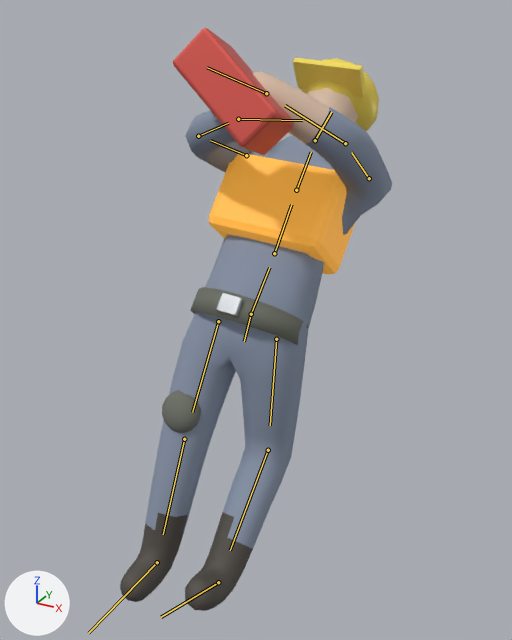
Two versions of the glTF model models/units/west_worker.glb, one commit apart.
Both versions are drawn from a camera (50 mm lens) standing at (1.24, -2.35, 2.28) and looking at (-0.04, -0.02, 1.12). Arrows for +X, +Y and +Z are at lower left; the lights stay in place. The older version comes first. Both versions are drawn at frame 7 of the action 'Die'; the numbers are the values there. The bones that bend it are drawn over the model as lines.

Names of what the first picture shows: 'Belt', 'Body', 'Brim', 'Buckle', 'Helmet', 'KneeR', 'Toolbox', 'Vest'.
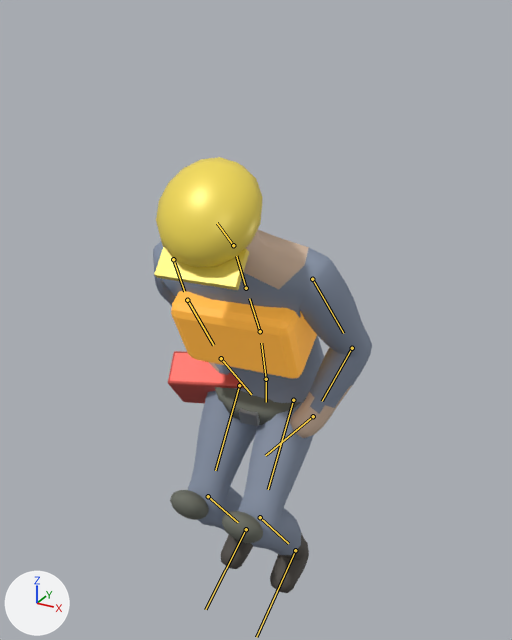
Changed parts and their boxes [x1, y1, x2, y2] in the pictures (512 x 640 px):
'Body', posed
    before: [120, 72, 392, 611]
    after: [153, 229, 372, 593]
'Vest', posed
    before: [209, 153, 355, 274]
    after: [171, 291, 317, 379]
'Helmet', posed
    before: [300, 58, 379, 131]
    after: [156, 157, 262, 267]
'Toolbox', posed
    before: [173, 28, 294, 155]
    after: [168, 351, 245, 403]
'Belt', posed
    before: [190, 287, 309, 345]
    after: [215, 387, 306, 425]
'Brim', posed
    before: [293, 58, 365, 97]
    after: [154, 247, 249, 290]
'KneeR', posed (30% shorter)
    before: [162, 390, 201, 433]
    after: [170, 490, 209, 520]
'KneeL', posed (not visible before)
    after: [222, 511, 263, 543]
'Buckle', posed (19% narrower, 21% shorter)
    before: [217, 293, 243, 316]
    after: [239, 408, 260, 426]
bone 'root', root to tip
    before: (251, 314) to (244, 341)
    after: (266, 379) to (266, 402)
bone 'spine', root to tip
    before: (251, 314) to (269, 267)
    after: (266, 379) to (261, 343)
bone 'chest', root to tip
    before: (274, 253) to (291, 204)
    after: (260, 331) to (249, 298)
bone 'head', root to tip
    before: (315, 140) to (331, 112)
    after: (233, 245) to (217, 223)
bone 'upperarm.L', root to tip
    before: (369, 178) to (351, 152)
    after: (312, 279) to (343, 333)
bone 'upperarm.R', root to tip
    before: (246, 155) to (210, 140)
    after: (173, 259) to (184, 291)
bone 'thigh.L', root to tip
    before: (276, 339) to (270, 425)
    after: (293, 400) to (268, 489)
bone 'shin.L', root to tip
    before: (268, 450) to (230, 550)
    after: (260, 517) to (288, 543)
bone 'foot.L', root to tip
    before: (218, 582) to (161, 617)
    after: (295, 550) to (256, 637)
bone 'thigh.R', root to tip
    before: (218, 321) to (192, 412)
    after: (239, 385) to (215, 470)
bone 'shin.R', root to tip
    before: (184, 439) to (163, 534)
    after: (208, 496) to (238, 522)
bone 'foot.R', root to tip
    before: (157, 562) to (88, 633)
    after: (246, 529) to (205, 609)

What the commit changed:
Bone 'root' (bone_root) moves from (0.0, 0.031, -0.099) to (0.0, 0.3, 0.0).
Bone 'root' (bone_root) turns from (-23, 0, 4) to (0, 0, 0) degrees about its own x, y and z.
Bone 'spine' (bone_spine) turns from (-14, 0, 0) to (18, 6, 0) degrees about its own x, y and z.
Bone 'chest' (bone_chest) turns from (0, 0, 0) to (10, 0, 0) degrees about its own x, y and z.
Bone 'head' (bone_head) turns from (-19, 0, 0) to (20, 0, 0) degrees about its own x, y and z.
Bone 'upperarm.L' (bone_upperarm_l) turns from (-65, 0, -45) to (8, 13, 5) degrees about its own x, y and z.
Bone 'upperarm.R' (bone_upperarm_r) turns from (-74, 0, 36) to (10, -12, -1) degrees about its own x, y and z.
Bone 'thigh.L' (bone_thigh_l) turns from (21, 0, 0) to (-38, -1, -1) degrees about its own x, y and z.
Bone 'shin.L' (bone_shin_l) turns from (-45, 0, 0) to (72, 0, 1) degrees about its own x, y and z.
Bone 'foot.L' (bone_foot_l) turns from (0, 0, 0) to (-30, 0, 0) degrees about its own x, y and z.
Bone 'thigh.R' (bone_thigh_r) turns from (0, 0, 0) to (-30, 1, 1) degrees about its own x, y and z.
Bone 'shin.R' (bone_shin_r) turns from (0, 0, 0) to (64, 0, -1) degrees about its own x, y and z.
Bone 'foot.R' (bone_foot_r) turns from (0, 0, 0) to (-30, 0, 0) degrees about its own x, y and z.
